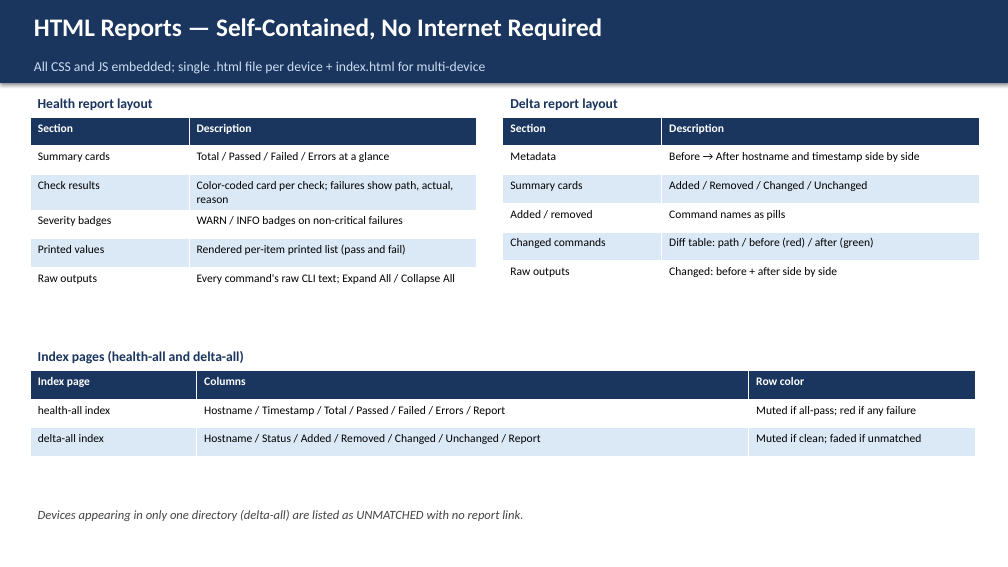
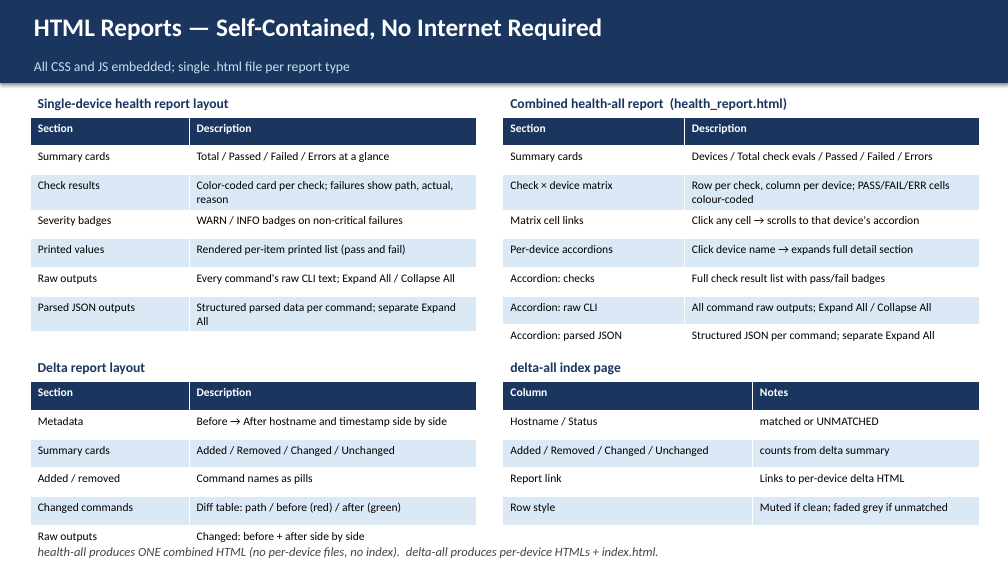
Before and after one commit to omi23484/checklist-project, a slide deck: slide 22 of network_cli_parser/PARSER_SOP.pptx. Drawn at 1008x567 pixels with LibreOffice and Linux fonts; fonts in the diff are those of the drawing. Boxes give left, top, right and bottom in pixels: in the first picture for what was removed or moved away, otherwise in the second. Text is boxed around its words. In the diff, an @@ line names an element or a change of style, - is before the commit and + after.

```diff
--- a/network_cli_parser/PARSER_SOP.pptx
+++ b/network_cli_parser/PARSER_SOP.pptx
@@ text at box(34, 61, 350, 74): text changed @@
-All CSS and JS embedded; single .html file per device + index.html for multi-device
+All CSS and JS embedded; single .html file per report type
@@ table at box(30, 117, 476, 329) @@
+row 7: Parsed JSON outputs | Structured parsed data per command; separate Expand All
@@ text at box(38, 98, 228, 111): text changed @@
-Health report layout
+Single-device health report layout
@@ table added at box(503, 117, 979, 347), 8 rows, 2 columns @@
+Section | Description
+Summary cards | Devices / Total check evals / Passed / Failed / Errors
+Check × device matrix | Row per check, column per device; PASS/FAIL/ERR cells colour-coded
+Matrix cell links | Click any cell → scrolls to that device's accordion
+Per-device accordions | Click device name → expands full detail section
+Accordion: checks | Full check result list with pass/fail badges
+Accordion: raw CLI | All command raw outputs; Expand All / Collapse All
+Accordion: parsed JSON | Structured JSON per command; separate Expand All
@@ text at box(510, 98, 787, 110): text changed @@
-Delta report layout
+Combined health-all report (health_report.html)
@@ table: place and size @@
-table at box(503, 117, 979, 290)
+table at box(30, 382, 476, 554)
@@ table removed at box(30, 371, 975, 457), 3 rows, 3 columns @@
-Index page | Columns | Row color
-health-all index | Hostname / Timestamp / Total / Passed / Failed / Errors / Report | Muted if all-pass; red if any failure
-delta-all index | Hostname / Status / Added / Removed / Changed / Unchanged / Report | Muted if clean; faded if unmatched
@@ text at box(38, 362, 145, 374): text changed @@
-Index pages (health-all and delta-all)
+Delta report layout
@@ table added at box(503, 382, 979, 526), 5 rows, 2 columns @@
+Column | Notes
+Hostname / Status | matched or UNMATCHED
+Added / Removed / Changed / Unchanged | counts from delta summary
+Report link | Links to per-device delta HTML
+Row style | Muted if clean; faded grey if unmatched
@@ text at box(510, 362, 621, 375): text changed; size 12 to 13 pt; text colour #444444 to #1A355E; bold on; italic off @@
-Devices appearing in only one directory (delta-all) are listed as UNMATCHED with no report link.
+delta-all index page
@@ text added at box(38, 547, 659, 558), 12 pt, text #444444, italic @@
+health-all produces ONE combined HTML (no per-device files, no index). delta-all produces per-device HTMLs + index.html.
```
Also in this commit, not shown: 2 other slides changed, 2 other files.
